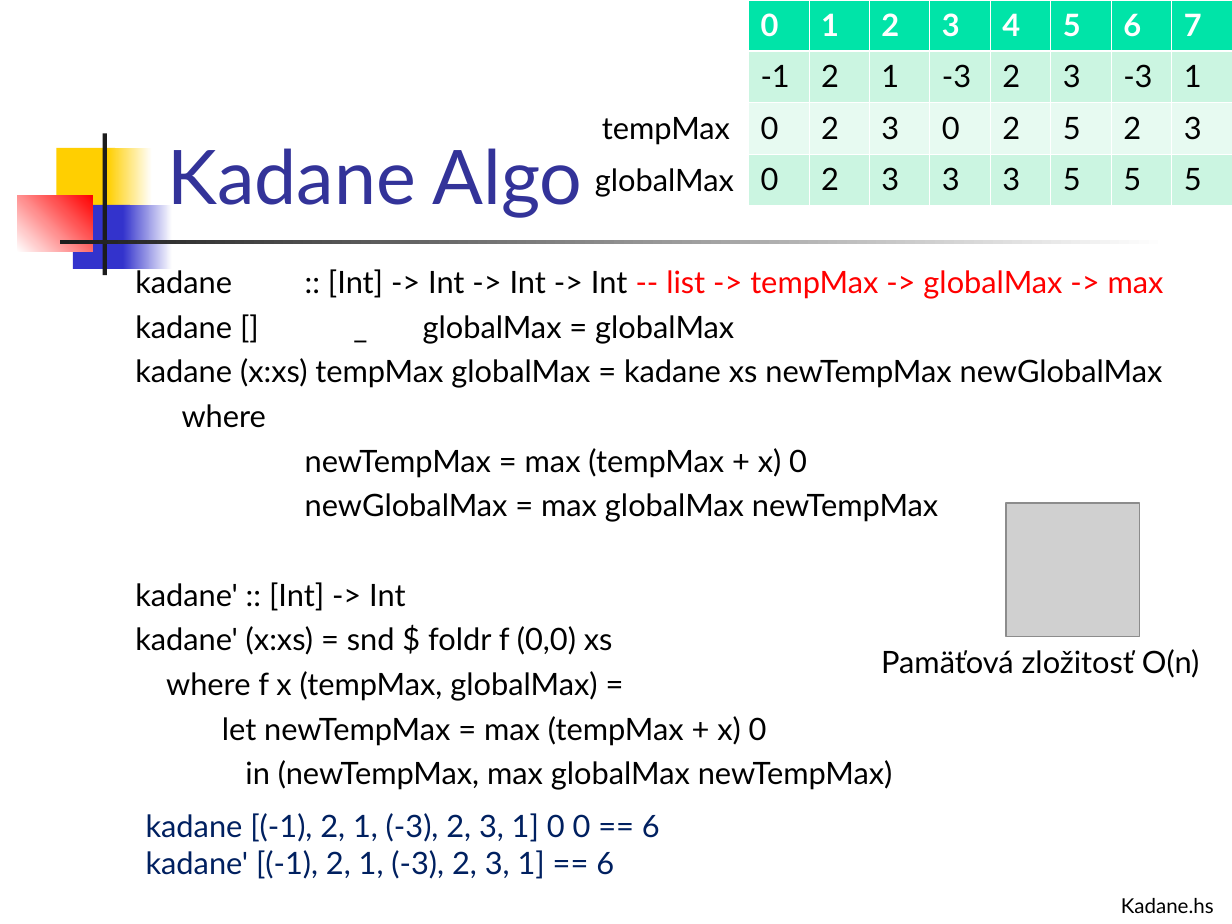
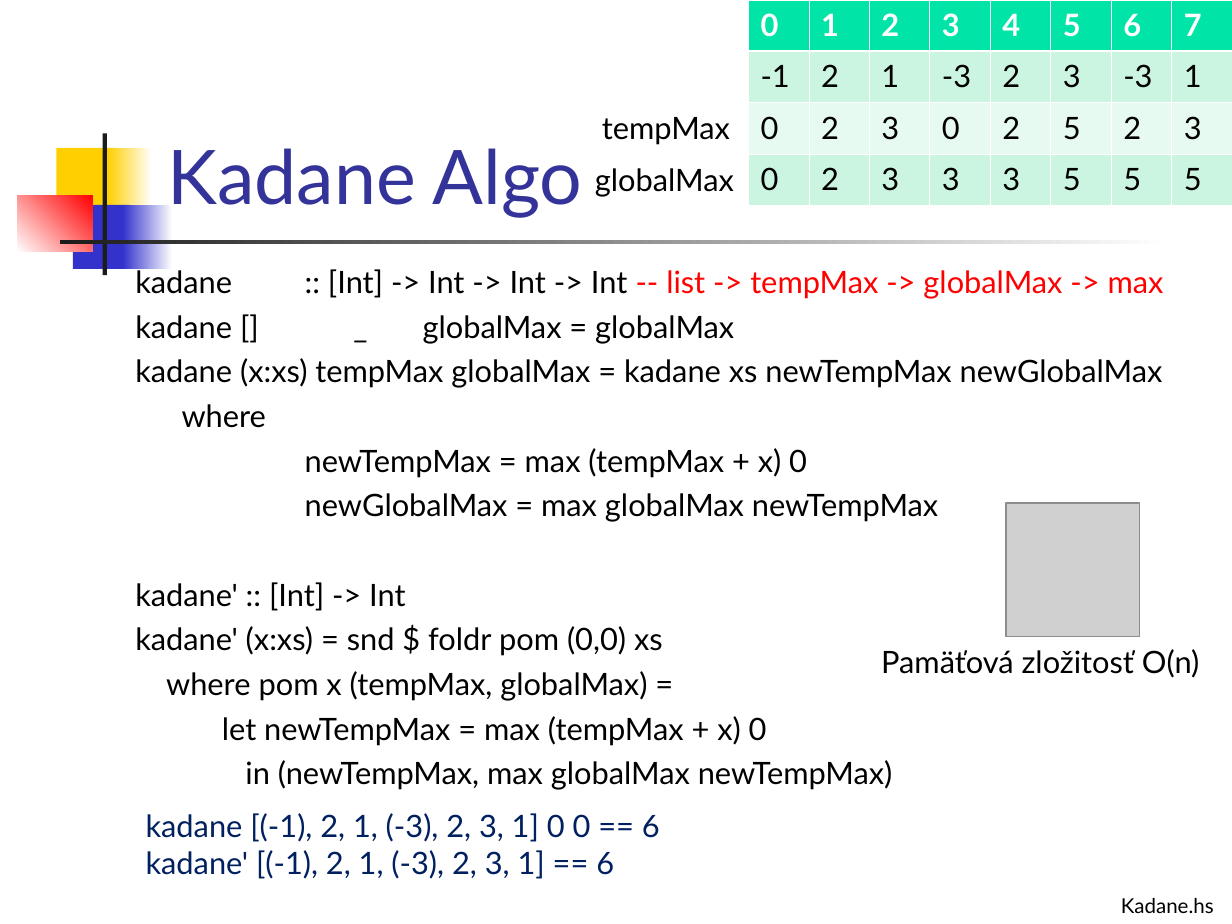
Before and after one commit to Funkcionalne/Prednasky, a slide deck: slide 13 of 03/03_fpro.ppt. Drawn at 1232x924 pixels with LibreOffice and Linux fonts; fonts in the diff are those of the drawing; grey boxes stand for pictures. Boxes give left, top, right and bottom in pixels: in the first picture for what was removed or moved away, otherwise in the second. Text is boxed around its words. In the diff, an @@ line names an element or a change of style, - is before the commit and + after.

```diff
--- a/03/03_fpro.ppt
+++ b/03/03_fpro.ppt
@@ text at bbox=[135, 626, 663, 701]: text changed @@
-kadane' (x:xs) = snd $ foldr f (0,0) xs
-where f x (tempMax, globalMax) =
+kadane' (x:xs) = snd $ foldr pom (0,0) xs
+where pom x (tempMax, globalMax) =
```
Also in this commit, not shown: 2 other files.
